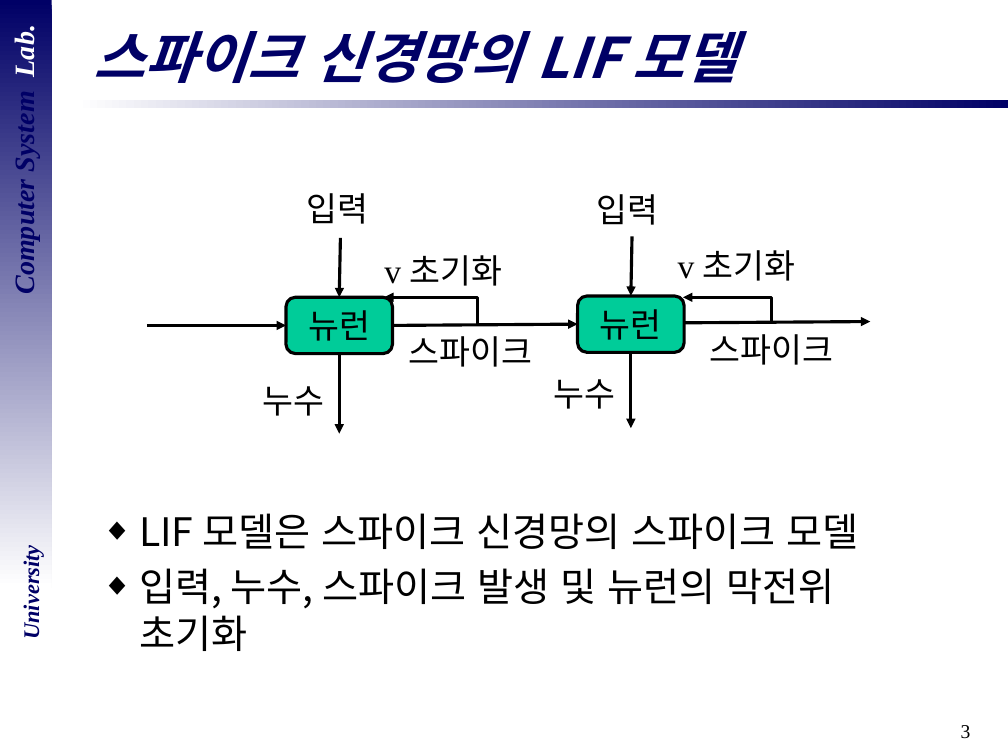
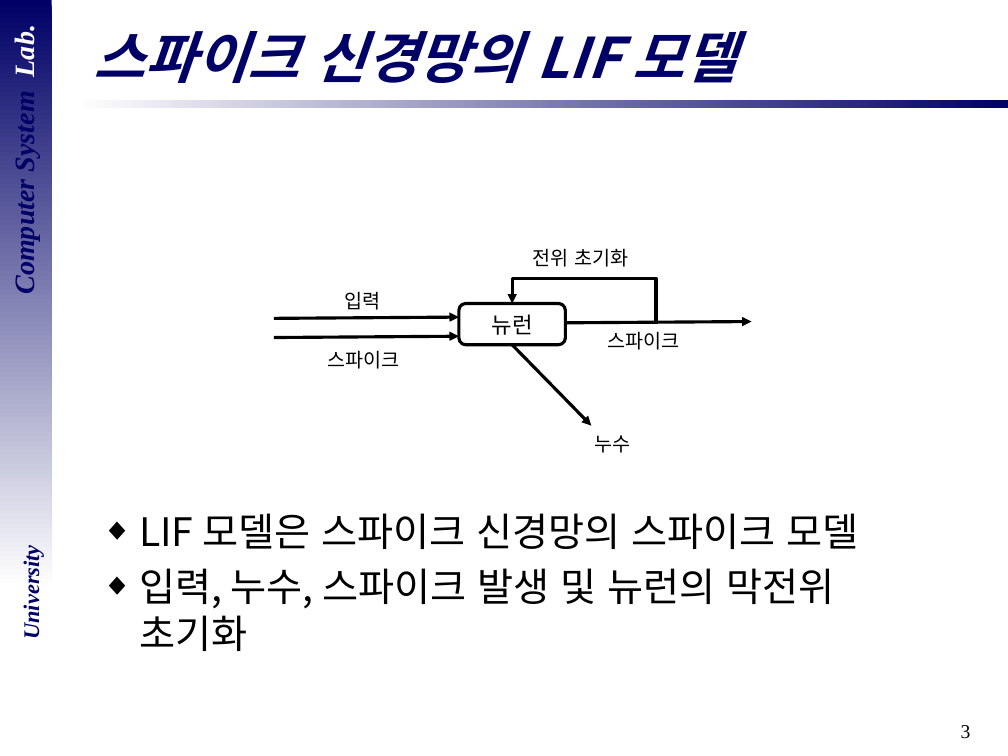
Before and after one commit to DevelopLee20/SNN, a slide deck: slide 3 of cs semina/졸업 논문 심사.pptx. Drawn at 1008x756 pixels with LibreOffice and Linux fonts; fonts in the diff are those of the drawing; background and template pictures are left out. Boxes give left, top, right and bottom in pixels: in the first picture for what was removed or moved away, otherwise in the second. Text is boxed around its words. In the diff, an @@ line names an element or a change of style, - is before the commit and + after.

```diff
--- a/cs semina/졸업 논문 심사.pptx
+++ b/cs semina/졸업 논문 심사.pptx
@@ group removed at box(262, 193, 632, 433): 3 texts, 3 arrows, 1 rounded rectangle, 1 elbow arrow @@
-뉴런
-입력
-누수
-v 초기화
@@ text at box(532, 248, 628, 267): text changed; size 24 to 14 pt @@
-v 초기화
+전위 초기화
@@ size 24 to 14 pt in 4 elements at box(607, 331, 679, 350), box(595, 435, 631, 453), box(327, 350, 399, 369), box(344, 291, 380, 310) @@
@@ text "입력": place and size @@
-text "입력" at box(597, 194, 659, 225)
+text "입력" at box(344, 291, 380, 310)
@@ elbow arrow moved from (770, 322) - (683, 297) to (657, 322) - (512, 303) @@
@@ arrow moved from (147, 326) - (286, 326) to (274, 319) - (459, 318) @@
@@ rounded rectangle "뉴런": place and size @@
-rounded rectangle "뉴런" at box(578, 296, 684, 353)
+rounded rectangle "뉴런" at box(459, 303, 565, 345)
@@ rounded rectangle "뉴런" at box(459, 303, 565, 345): size 24 to 16 pt; fill #00CC99 to none @@
@@ arrow moved from (685, 323) - (870, 322) to (566, 323) - (752, 322) @@
@@ text "스파이크": place and size @@
-text "스파이크" at box(709, 334, 833, 365)
+text "스파이크" at box(607, 331, 679, 350)
@@ arrow moved from (392, 326) - (578, 325) to (274, 338) - (459, 337) @@
@@ text "스파이크": place and size @@
-text "스파이크" at box(409, 336, 533, 367)
+text "스파이크" at box(327, 350, 399, 369)
@@ arrow moved from (631, 353) - (631, 428) to (512, 345) - (592, 425) @@
@@ text "누수": place and size @@
-text "누수" at box(554, 379, 616, 409)
+text "누수" at box(595, 435, 631, 453)
```
Also in this commit, not shown: 2 other slides changed, 1 slide added, 1 slide removed, 1 other file.
